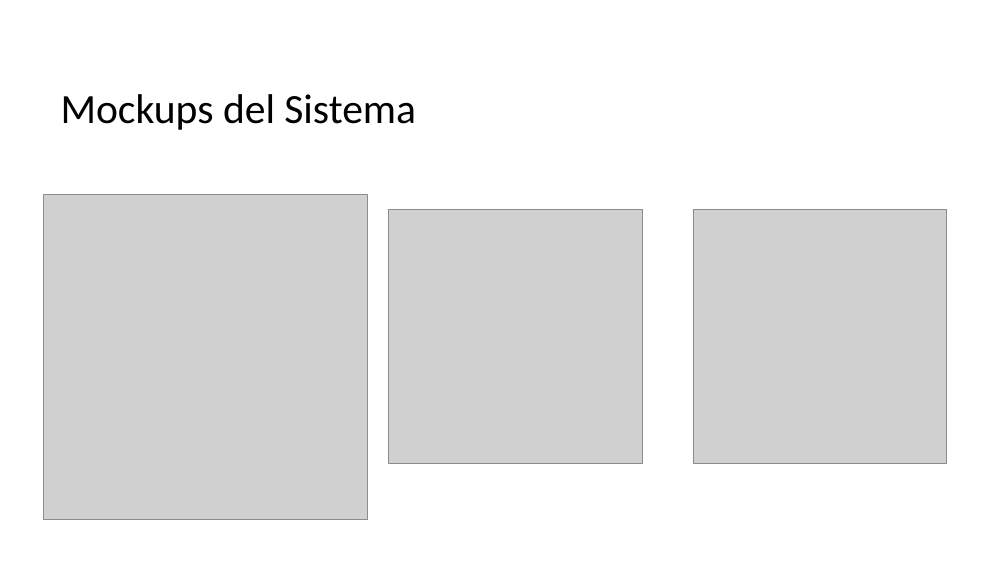
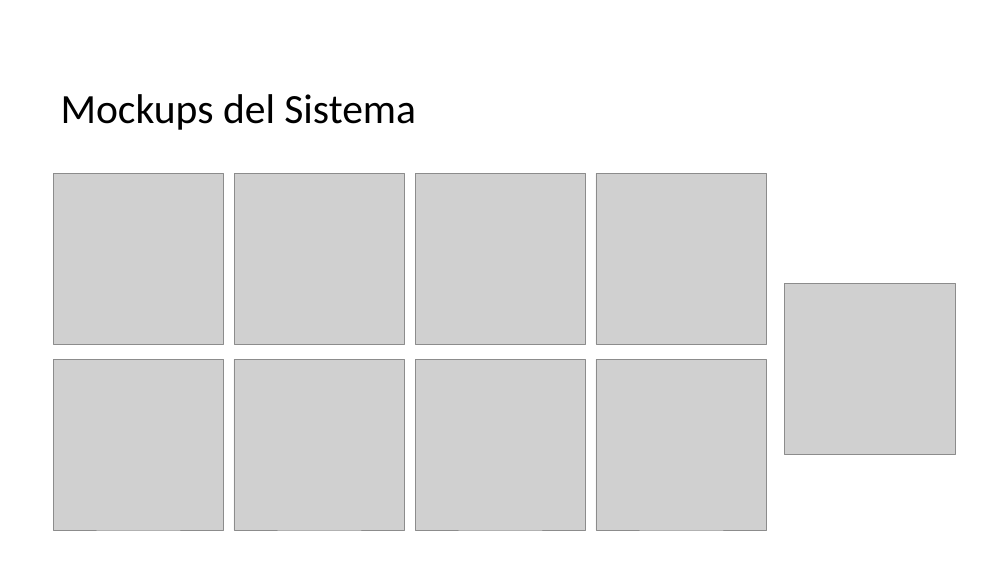
Before and after one commit to CodeFixService/Capstone, a slide deck: slide 9 of fase1/Documentacion Grupal/Estructura Presentación 1-Capstone.pptx. Drawn at 1008x567 pixels with LibreOffice and Linux fonts; fonts in the diff are those of the drawing; grey boxes stand for pictures; background and template pictures are left out. Boxes give left, top, right and bottom in pixels: in the first picture for what was removed or moved away, otherwise in the second. Text is boxed around its words. In the diff, an @@ line names an element or a change of style, - is before the commit and + after.

```diff
--- a/fase1/Documentacion Grupal/Estructura Presentación 1-Capstone.pptx
+++ b/fase1/Documentacion Grupal/Estructura Presentación 1-Capstone.pptx
@@ picture added at box(53, 173, 224, 344) @@
@@ picture added at box(234, 173, 405, 344) @@
@@ picture added at box(415, 173, 586, 344) @@
@@ picture added at box(596, 173, 767, 344) @@
@@ picture removed at box(43, 195, 368, 520) @@
@@ picture removed at box(389, 209, 643, 464) @@
@@ picture removed at box(693, 209, 948, 464) @@
@@ picture added at box(784, 284, 955, 454) @@
@@ picture added at box(53, 359, 224, 530) @@
@@ picture added at box(234, 359, 405, 530) @@
@@ picture added at box(415, 359, 586, 530) @@
@@ picture added at box(596, 359, 767, 530) @@
```
Also in this commit, not shown: 1 other slide changed, 1 slide removed, 7 other files.
